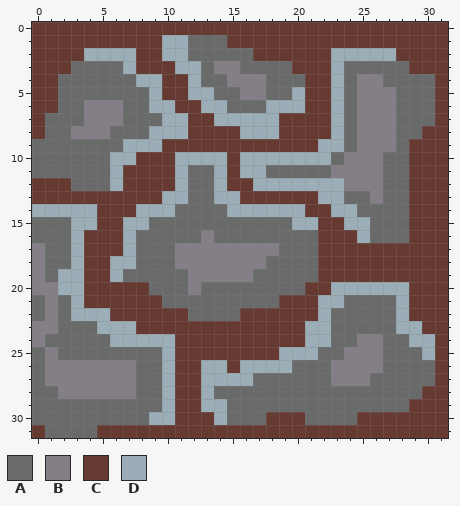
File history of a pixel-art sprite, Art/Textures/placeholderstreets.png. That is the earlier state.
The file is 32x32 pixels.
Palette (. is transparent): A #696a6a  B #847e87  C #663931  D #9badb7
The result:
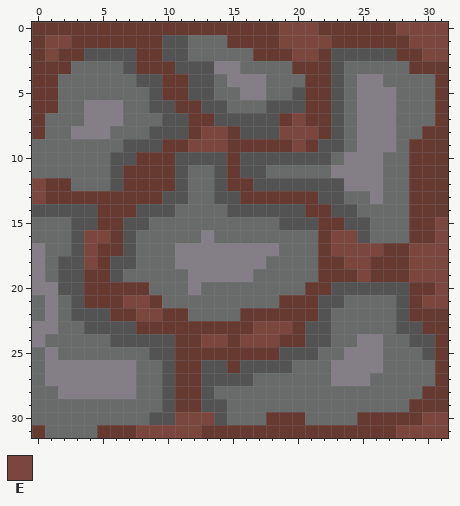
Colours new in this view: E #7b463d
Author's note on the commit: road texture
The exact change:
colour D: #9badb7 -> #535353
y 0: x 19..21 CCC -> EEE; x 28..31 CCCC -> EEEE
y 1: x 1..2 CC -> EE; x 19..22 CCCC -> EEEE; x 29..31 CCC -> EEE
y 2: x 1 C -> E; x 20..21 CC -> EE; x 30..31 CC -> EE
y 3..4: x 13 A -> D
y 7: x 20 C -> E
y 8: x 13..14 CC -> EE; x 19..21 CCC -> EEE
y 9: x 12..14 CCC -> EEE; x 20 C -> E
y 12..13: x 0 C -> E
y 15: x 19 A -> D; x 31 C -> E
y 16: x 4..5 CC -> EE; x 23..24 CC -> EE; x 31 C -> E
y 17: x 4 C -> E; x 23..26 CCCC -> EEEE; x 29..31 CCC -> EEE
y 18: x 2 A -> D; x 4 C -> E; x 24..25 CC -> EE; x 29..31 CCC -> EEE
y 19: x 25 C -> E; x 29..31 CCC -> EEE
y 20: x 31 C -> E
y 21: x 7..8 CC -> EE; x 30..31 CC -> EE
y 22: x 8..9 CC -> EE
y 23: x 4 A -> D; x 17..19 CCC -> EEE
y 24: x 13..14 CC -> EE; x 16..18 CCC -> EEE
y 25: x 9 A -> D
y 30: x 11..13 CCC -> EEE; x 30..31 CC -> EE
y 31: x 8..12 CCCCC -> EEEEE; x 28..31 CCCC -> EEEE
Changed places in both pictures, as pixel boxes (x1, y1, x2, y2):
changed: (32, 22, 448, 438)
